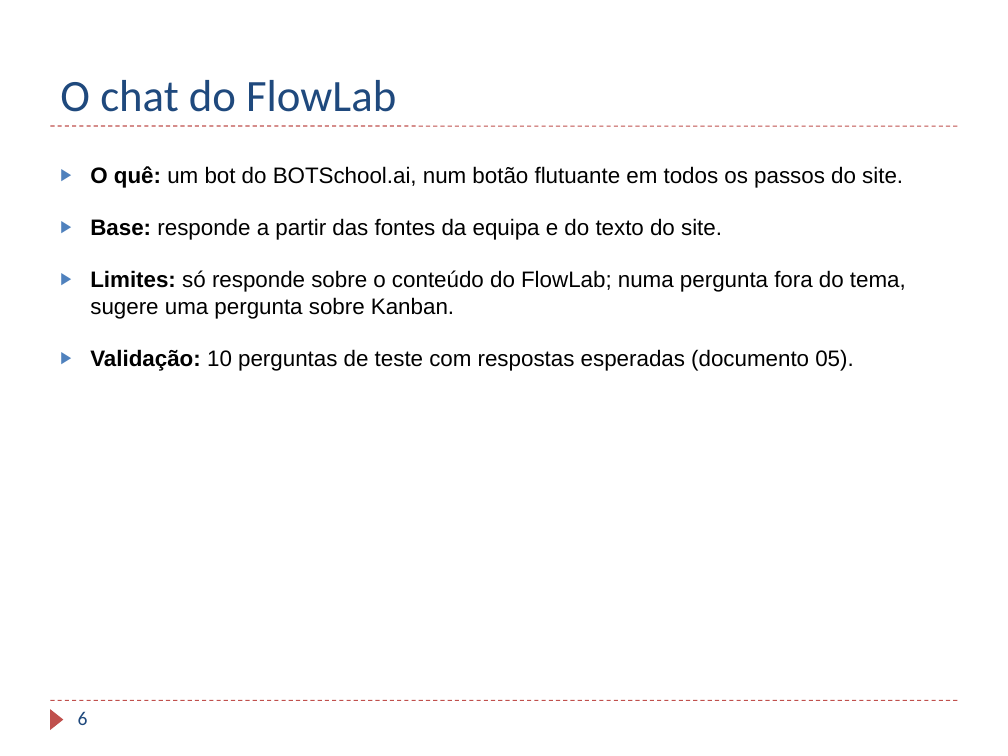
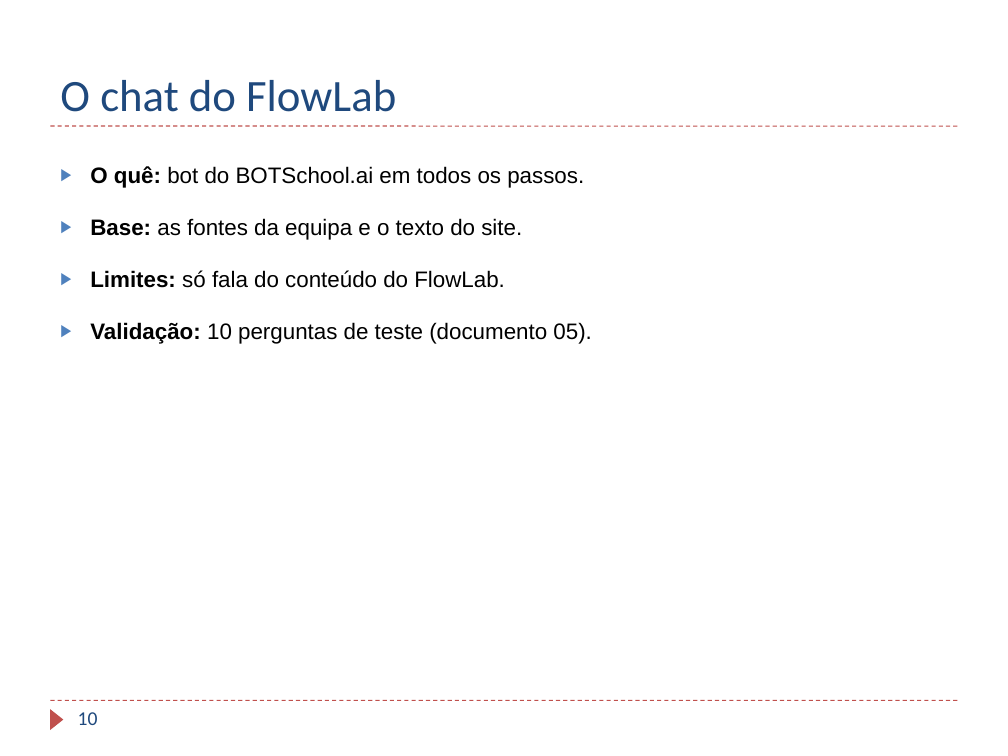
Before and after one commit to TaniaBmGuedes/MDS-TP4, a slide deck: slide 10 of entrega/07_Apresentacao_Final.pptx (slide 6 before the commit). Drawn at 1008x756 pixels with LibreOffice and Linux fonts; fonts in the diff are those of the drawing; background and template pictures are left out. Boxes give left, top, right and bottom in pixels: in the first picture for what was removed or moved away, otherwise in the second. Text is boxed around its words. In the diff, an @@ line names an element or a change of style, - is before the commit and + after.

Commit message:
Apresentação: introdução, processo com prints do Jira e do GitHub, dailies e menos texto por slide

```diff
--- a/entrega/07_Apresentacao_Final.pptx
+++ b/entrega/07_Apresentacao_Final.pptx
@@ text at (90,166,591,344): text changed @@
-▶ O quê: um bot do BOTSchool.ai, num botão flutuante em todos os passos do site.
-▶ Base: responde a partir das fontes da equipa e do texto do site.
-▶ Limites: só responde sobre o conteúdo do FlowLab; numa pergunta fora do tema, sugere uma pergunta sobre Kanban.
-▶ Validação: 10 perguntas de teste com respostas esperadas (documento 05).
+▶ O quê: bot do BOTSchool.ai em todos os passos.
+▶ Base: as fontes da equipa e o texto do site.
+▶ Limites: só fala do conteúdo do FlowLab.
+▶ Validação: 10 perguntas de teste (documento 05).
@@ page number at (78,712,98,725): text changed @@
-6
+10
```
Also in this commit, not shown: 6 other slides changed, 4 slides added.
